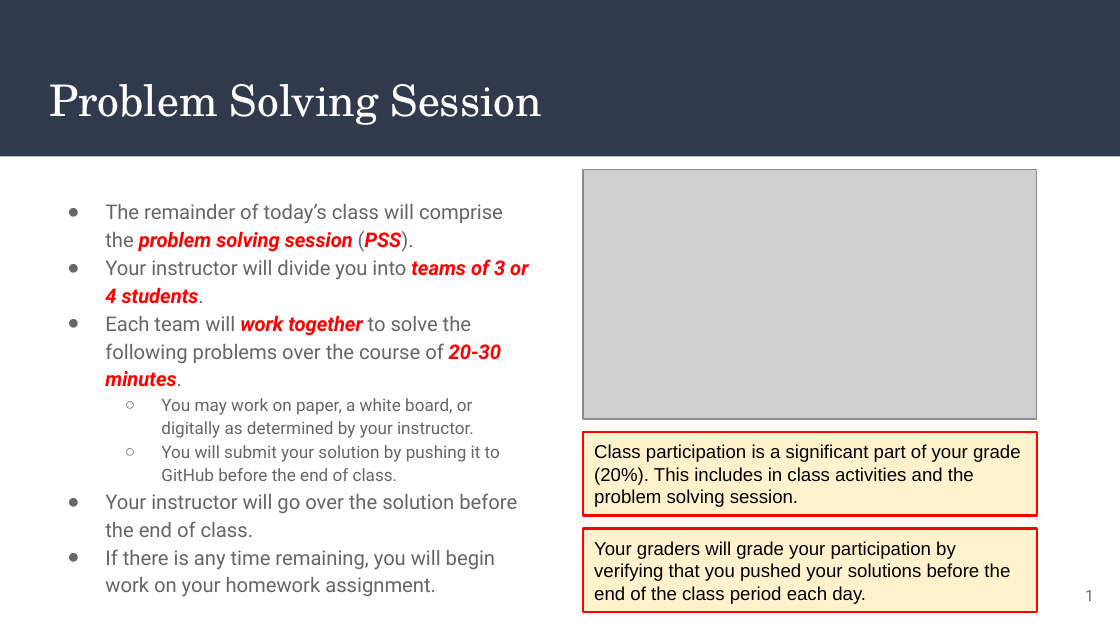
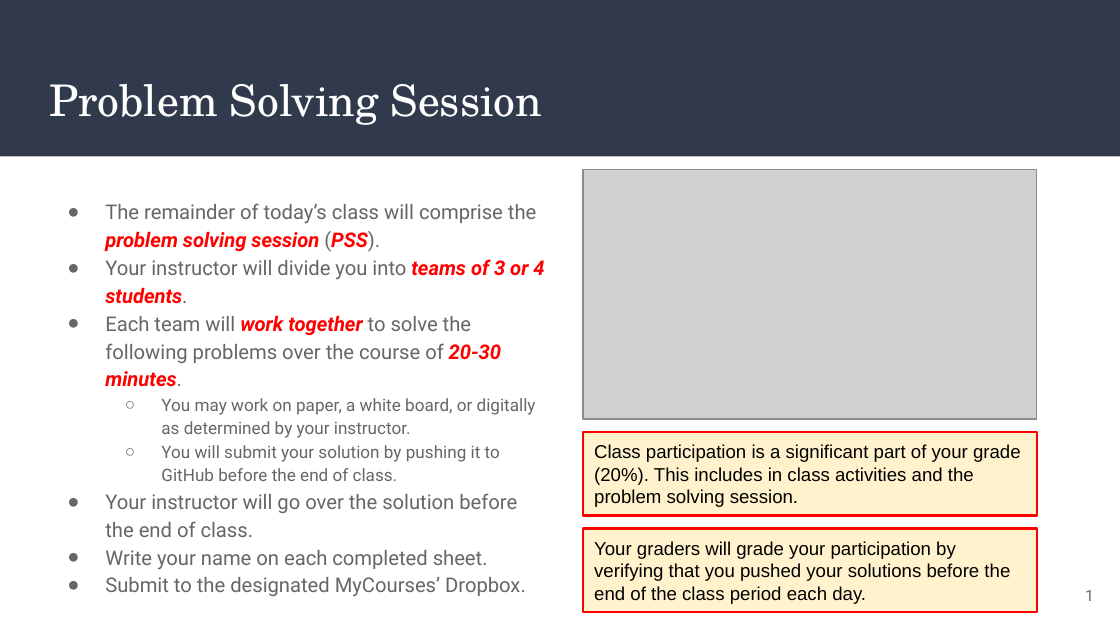
Before and after one commit to kxkcad/unit1-activities, a slide deck: slide 1 of 1.3-Activity-PSS_ More Git _ Environment Variables.pptx. Drawn at 1120x630 pixels with LibreOffice and Linux fonts; fonts in the diff are those of the drawing; grey boxes stand for pictures. Boxes give left, top, right and bottom in pixels: in the first picture for what was removed or moved away, otherwise in the second. Text is boxed around its words. In the diff, an @@ line names an element or a change of style, - is before the commit and + after.

Commit message:
added some more instructions related to submission to MyCourses

```diff
--- a/1.3-Activity-PSS_ More Git _ Environment Variables.pptx
+++ b/1.3-Activity-PSS_ More Git _ Environment Variables.pptx
@@ text at (x1=105, y1=550, x2=526, y2=597): text changed @@
-● If there is any time remaining, you will begin work on your homework assignment.
+● Write your name on each completed sheet.
+● Submit to the designated MyCourses’ Dropbox.
```
Also in this commit, not shown: 1 other file.
